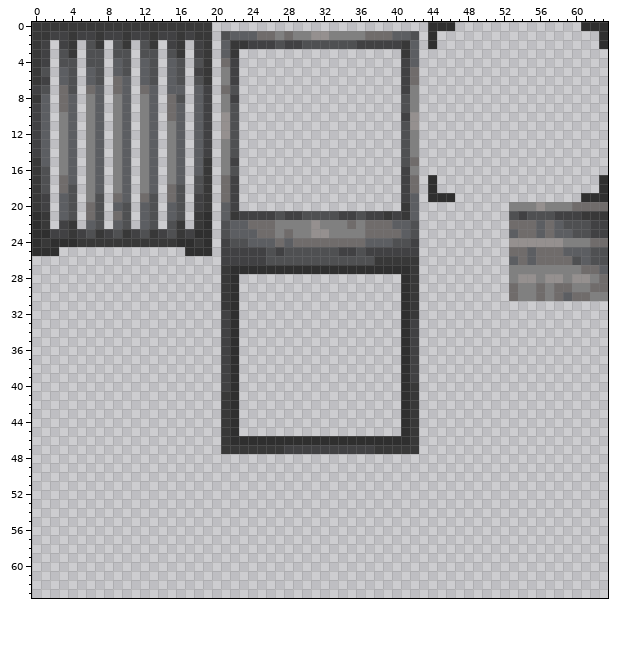
File history of a pixel-art sprite, src/assets/gauntlet/textures/decoration/trash/ornate_trashcan_outer.png. The first picture shows the starting point.
The file is 64x64 pixels.
And afterwards:
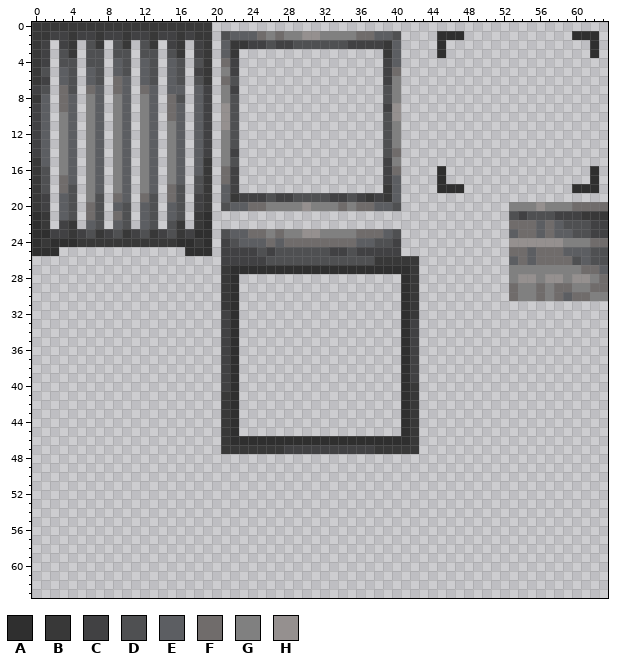
Palette (. is transparent): A #2f2f2f  B #383838  C #414143  D #4f5052  E #5c5e62  F #706c6b  G #808080  H #95908f
The exact change:
{"y":0,"x":44,"old":"AAA","new":"..."}
{"y":0,"x":61,"old":"AAA","new":"..."}
{"y":1,"x":26,"old":"FGF","new":"GFG"}
{"y":1,"x":30,"old":"G","new":"H"}
{"y":1,"x":32,"old":"H","new":"G"}
{"y":1,"x":36,"old":"G","new":"F"}
{"y":1,"x":38,"old":"FFEED","new":"EED.."}
{"y":1,"x":44,"old":"A...","new":".AAA"}
{"y":1,"x":60,"old":"...A","new":"AAA."}
{"y":2,"x":26,"old":"CD","new":"DC"}
{"y":2,"x":29,"old":"C","new":"D"}
{"y":2,"x":35,"old":"D","new":"C"}
{"y":2,"x":39,"old":"CCBE","new":"BE.."}
{"y":2,"x":44,"old":"A.","new":".A"}
{"y":2,"x":62,"old":".A","new":"A."}
{"y":3,"x":39,"old":"..BE","new":"BE.."}
{"y":3,"x":45,"old":".","new":"A"}
{"y":3,"x":62,"old":".","new":"A"}
{"y":4,"x":39,"old":"..CE","new":"CE.."}
{"y":5,"x":39,"old":"..CF","new":"CF.."}
{"y":6,"x":21,"old":"GC","new":"FD"}
{"y":6,"x":39,"old":"..CF","new":"CG.."}
{"y":7,"x":21,"old":"FD","new":"GC"}
{"y":7,"x":39,"old":"..CG","new":"DG.."}
{"y":8,"x":22,"old":"C","new":"D"}
{"y":8,"x":39,"old":"..DG","new":"DG.."}
{"y":9,"x":21,"old":"G","new":"H"}
{"y":9,"x":39,"old":"..DG","new":"CH.."}
{"y":10,"x":39,"old":"..CH","new":"DH.."}
{"y":11,"x":39,"old":"..DH","new":"DG.."}
{"y":12,"x":21,"old":"H","new":"G"}
{"y":12,"x":39,"old":"..DG","new":"DG.."}
{"y":13,"x":39,"old":"..DG","new":"DG.."}
{"y":14,"x":22,"old":"D","new":"C"}
{"y":14,"x":39,"old":"..DG","new":"DF.."}
{"y":15,"x":22,"old":"C","new":"D"}
{"y":15,"x":39,"old":"..DF","new":"CG.."}
{"y":16,"x":21,"old":"GD","new":"FC"}
{"y":16,"x":39,"old":"..CG","new":"CF.."}
{"y":16,"x":45,"old":".","new":"A"}
{"y":16,"x":62,"old":".","new":"A"}
{"y":17,"x":39,"old":"..CF","new":"CE.."}
{"y":17,"x":44,"old":"A.","new":".A"}
{"y":17,"x":62,"old":".A","new":"A."}
{"y":18,"x":21,"old":"F","new":"E"}
{"y":18,"x":39,"old":"..CF","new":"BE.."}
{"y":18,"x":44,"old":"A...","new":".AAA"}
{"y":18,"x":60,"old":"...A","new":"AAA."}
{"y":19,"x":21,"old":"FC..................CE","new":"EBCCCDCCDDDDCCDCBCBE.."}
{"y":19,"x":44,"old":"AAA","new":"..."}
{"y":19,"x":61,"old":"AAA","new":"..."}
{"y":20,"x":21,"old":"EC..................BE","new":"DEEFFGGGGHGGGFGFFEED.."}
{"y":21,"x":21,"old":"EBCCCCDCCDDDDCCDCCBCBE","new":"......................"}
{"y":22,"x":21,"old":"DEEFFFGGGGHGGGFGFFFEED","new":"......................"}
{"y":23,"x":24,"old":"E","new":"F"}
{"y":23,"x":26,"old":"FGF","new":"GFG"}
{"y":23,"x":30,"old":"G","new":"H"}
{"y":23,"x":32,"old":"H","new":"G"}
{"y":23,"x":36,"old":"G","new":"F"}
{"y":23,"x":39,"old":"FFED","new":"ED.."}
{"y":24,"x":23,"old":"D","new":"E"}
{"y":24,"x":26,"old":"EFE","new":"FEF"}
{"y":24,"x":36,"old":"F","new":"E"}
{"y":24,"x":38,"old":"EEDDC","new":"DDC.."}
{"y":25,"x":25,"old":"CDC","new":"DCD"}
{"y":25,"x":33,"old":"D","new":"C"}
{"y":25,"x":35,"old":"CD","new":"DC"}
{"y":25,"x":41,"old":"CC","new":".."}
{"label":"changed","picture_box":[221,22,464,256]}
{"label":"changed","picture_box":[572,22,608,58]}
{"label":"changed","picture_box":[572,166,608,202]}
